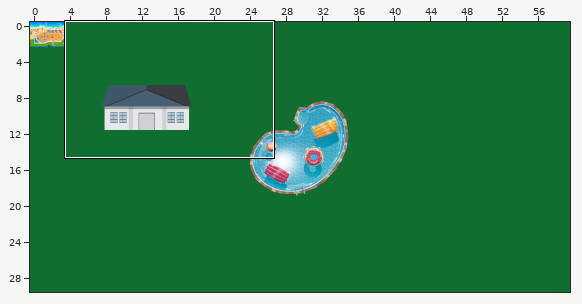
One commit to this Tiled map (JSON): map.tmj. Above: a wide view before the commit, with the close-up outlined.
Close-up. As it was:
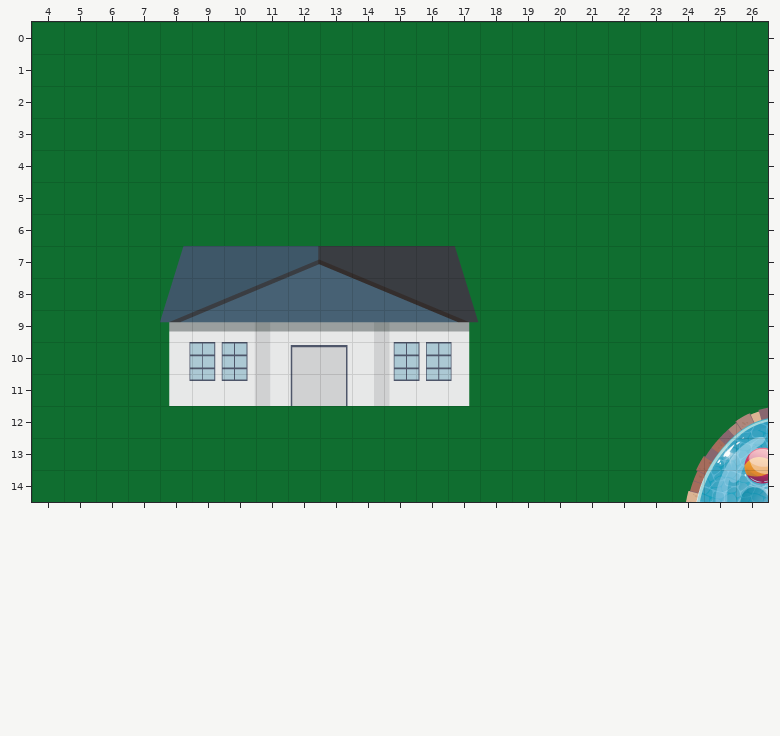
Cells are 32x32 px. Shown: x 4..26, y 0..14.
The same view after the edit:
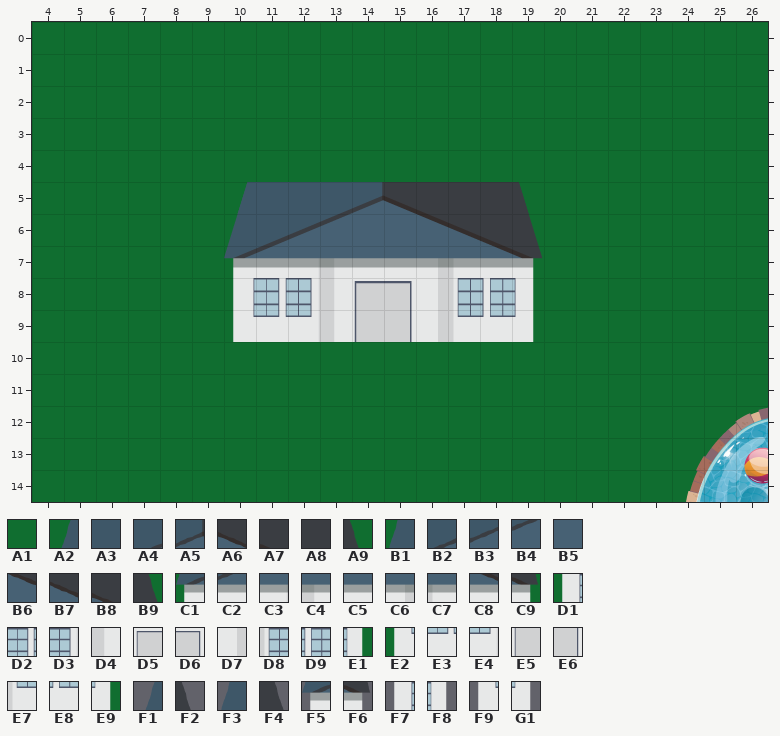
Key: from "Background-Camping": A1 0, A2 428, A3 429, A4 431, A5 432, A6 433, A7 434, A8 435, A9 437, B1 488, B2 489, B3 490, B4 491, B5 492, B6 494, B7 495, B8 496, B9 497, C1 548, C2 549, C3 550, C4 551, C5 552, C6 554, C7 555, C8 556, C9 557, D1 608, D2 609, D3 610, D4 611, D5 612, D6 613, D7 614, D8 615, D9 616, E1 617, E2 668, E3 669, E4 670, E5 672, E6 673, E7 675, E8 676, E9 677; from "Reception": F1 428, F2 437, F3 488, F4 497, F5 548, F6 557, F7 608, F8 617, F9 668, G1 677.
__ is an empty cell, ## one hidden under a higher layer.
Tiles of an added or newly shown layer are drawn over the layers below it.
What changed:
Layer "Background":
y 7: x 8..17 A2 A3 A3 A4 A5 A6 A7 A8 A8 A9 -> A1 A1 A1 ## ## ## ## ## ## ##
y 8: x 8..17 B1 B2 B3 B4 B5 B5 B6 B7 B8 B9 -> A1 A1 A1 ## ## ## ## ## ## ##
y 9: x 8..17 C1 C2 C3 C4 C5 C5 C6 C7 C8 C9 -> A1 A1 A1 ## ## ## ## ## ## ##
y 10: x 8..17 D1 D2 D3 D4 D5 D6 D7 D8 D9 E1 -> A1 A1 A1 A1 A1 A1 A1 A1 A1 A1
y 11: x 8..17 E2 E3 E4 D4 E5 E6 D7 E7 E8 E9 -> A1 A1 A1 A1 A1 A1 A1 A1 A1 A1
Layer "Batiment" (added):
y 5: x 10 __ -> F1; x 19 __ -> F2
y 6: x 10..19 __ __ __ __ __ __ __ __ __ __ -> F3 B2 B3 B4 B5 B5 B6 B7 B8 F4
y 7: x 10..19 __ __ __ __ __ __ __ __ __ __ -> F5 C2 C3 C4 C5 C5 C6 C7 C8 F6
y 8: x 10..19 __ __ __ __ __ __ __ __ __ __ -> F7 D2 D3 D4 D5 D6 D7 D8 D9 F8
y 9: x 10..19 __ __ __ __ __ __ __ __ __ __ -> F9 E3 E4 D4 E5 E6 D7 E7 E8 G1
Layer "Batiment-above" (added):
y 5: x 10..19 __ __ __ __ __ __ __ __ __ __ -> F1 A3 A3 A4 A5 A6 A7 A8 A8 F2
Boxes around the changes in both close-ups, in picture pixels (x1, y1, x2, y2):
changed: (160, 182, 542, 406)
